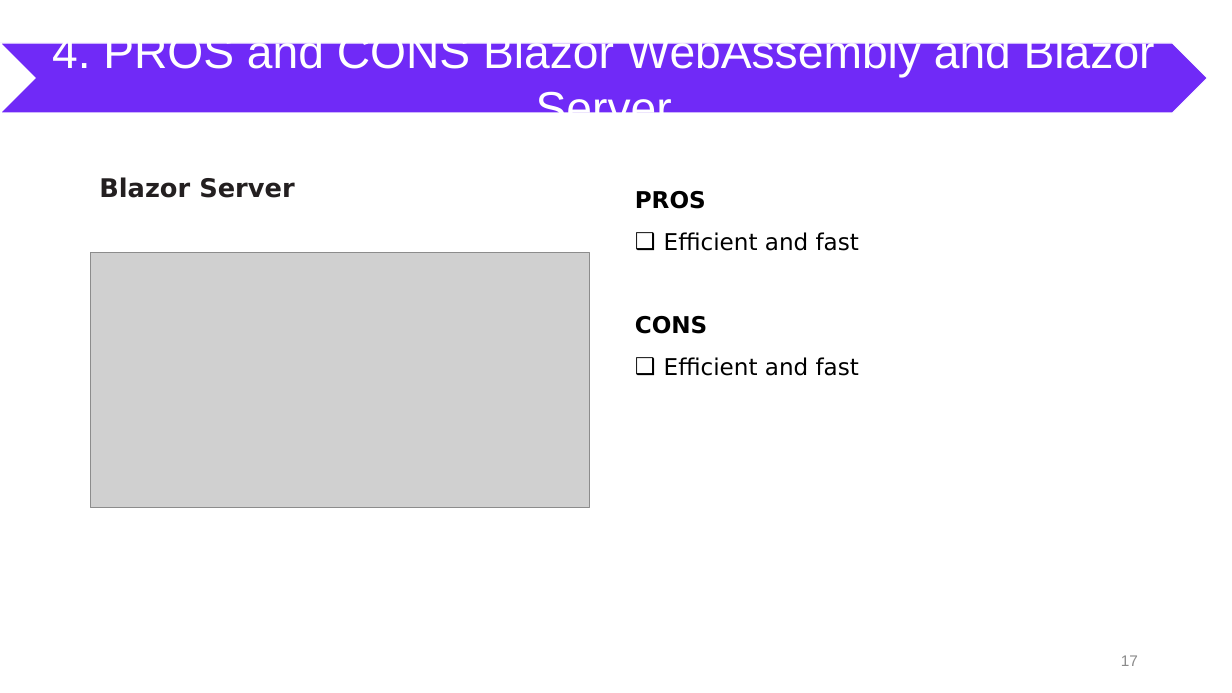
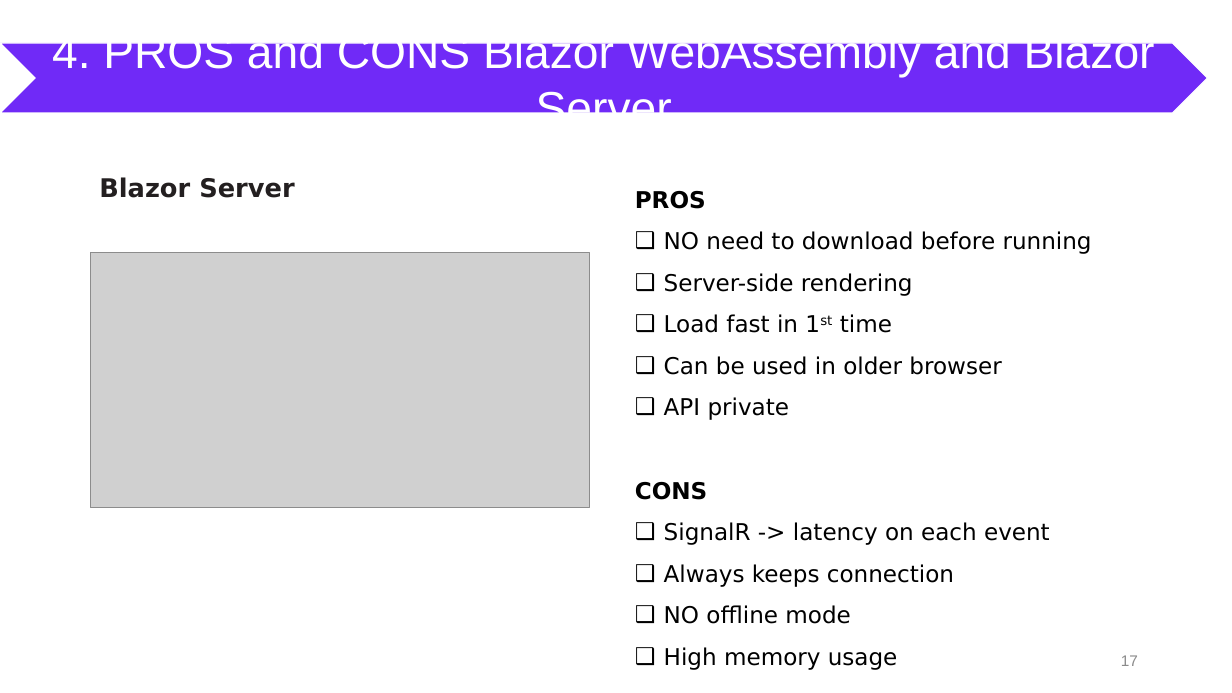
Before and after one commit to nguyenhoanthienit/blazor, a slide deck: slide 17 of Documents/seminar.pptx. Drawn at 1232x693 pixels with LibreOffice and Linux fonts; fonts in the diff are those of the drawing; grey boxes stand for pictures. Boxes give left, top, right and bottom in pixels: in the first picture for what was removed or moved away, otherwise in the second. Text is boxed around its words. In the diff, an @@ line names an element or a change of style, - is before the commit and + after.

Commit message:
update slide

```diff
--- a/Documents/seminar.pptx
+++ b/Documents/seminar.pptx
@@ text at box(664, 231, 1092, 420): text changed @@
-❑ Efficient and fast
+❑ NO need to download before running
+❑ Server-side rendering
+❑ Load fast in 1st time
+❑ Can be used in older browser
+❑ API private
@@ text at box(664, 522, 1050, 670): text changed @@
-❑ Efficient and fast
+❑ SignalR -> latency on each event
+❑ Always keeps connection
+❑ NO offline mode
+❑ High memory usage
```
Also in this commit, not shown: 2 other slides changed, 1 slide added, 1 slide removed.
